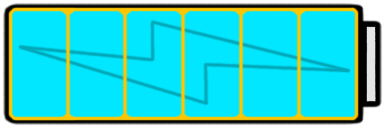
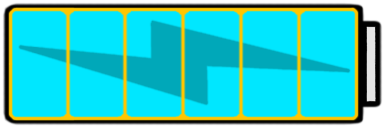
Revision of a layered (384, 128) image; what changed, layer by layer:
painted on "Warstwa #3" over [left=31, top=23, right=336, bottom=102]
